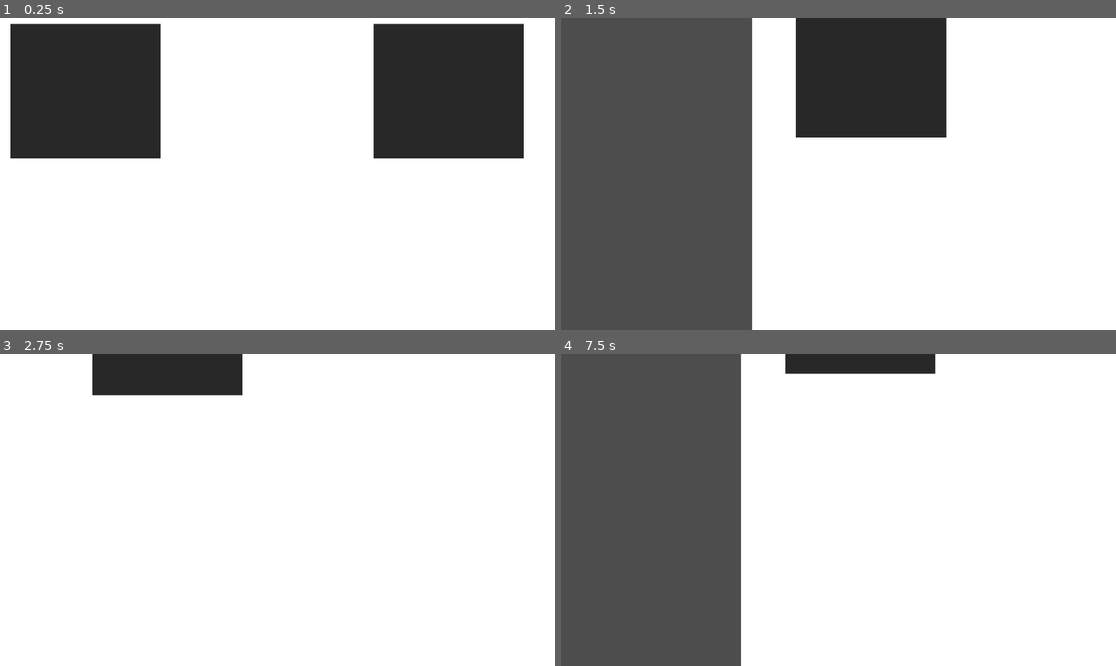
Above: before the commit, frames 1-4 (two rows, left to right).
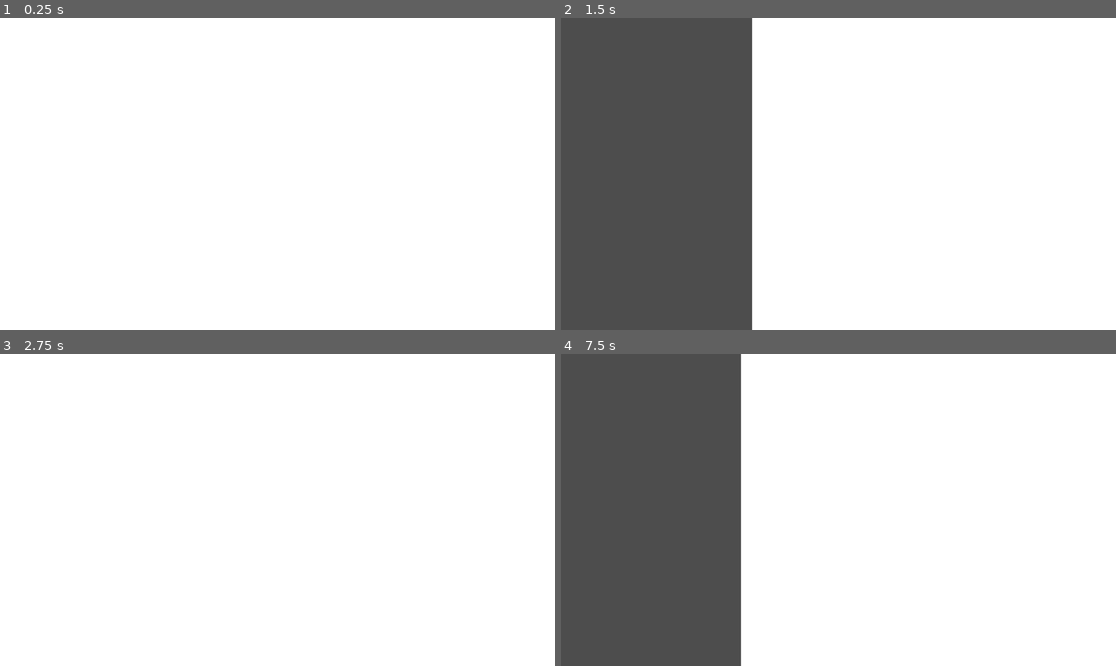
Above: after the commit, the same moments.

Repository: HabiRabbu/Godot---World-Building-Tool
Game: Godot game, scene res://Scenes/MainGameScene.tscn
Same seed, same stepped clock (60 frames per second), same inputs: the game is played once before the commit and once after it.
Inputs (mouse positions are in pixels of both pictures, inside the frame that each line leads up to):
- Up to frame 1 (0.25 s): no input
- Up to frame 2 (1.5 s): tap Enter at 0.5 s; drag from (572, 24) to (932, 24) at 0.52 s; drag from (727, 189) to (788, 24) at 1.27 s
- Up to frame 3 (2.75 s): move the mouse to (333, 441) at 2.02 s; hold Right (ui_right) from 2.03 s (still down)
- Up to frame 4 (7.5 s): release Right (ui_right) at 2.75 s; drag from (810, 572) to (672, 463) at 2.77 s; tap Space at 3.5, 6.5 s; move the mouse to (1005, 556) at 3.52 s; hold Left (ui_left) 3.53-4.25 s; drag from (672, 463) to (755, 432) at 4.27 s; move the mouse to (866, 510) at 5.02 s; hold Down (ui_down) 5.03-5.75 s; click (866, 510) at 5.17 s; tap Enter at 5.75, 7.25 s; drag from (755, 432) to (727, 525) at 5.77 s; move the mouse to (960, 494) at 6.52 s; hold Up (ui_up) 6.53-7.25 s; drag from (727, 525) to (810, 572) at 7.27 s

The runs differ from the first frame. In frame 1, 23% of the frame differs, in the area x 1-95%, y 1-45%; in frame 2, 10%; in frame 3, 3.6%; in frame 4, 1.7%.

Commit message:
Land Parcel Editor Added
Click to place points could still be improved to show a visual representation of points (Much like Polygon2D point controls)

Diff:
--- a/Scenes/MapScene.tscn
+++ b/Scenes/MapScene.tscn
@@ -1,7 +1,6 @@
-[gd_scene load_steps=3 format=3 uid="uid://c5a02i5u3vyjg"]
+[gd_scene load_steps=2 format=3 uid="uid://c5a02i5u3vyjg"]
 
 [ext_resource type="PackedScene" uid="uid://cwt68fh0xsyb" path="res://Scenes/Camera.tscn" id="1_iovlh"]
-[ext_resource type="PackedScene" uid="uid://bcua26k3lfqoa" path="res://Scenes/LandParcel.tscn" id="2_ndbry"]
 
 [node name="2D_GameMap" type="Node2D"]
 
@@ -14,15 +13,3 @@
 position = Vector2(960, 538)
 
 [node name="LandParcels" type="Node2D" parent="."]
-
-[node name="LandParcel" parent="LandParcels" instance=ExtResource("2_ndbry")]
-position = Vector2(36, 19)
-scale = Vector2(8.12, 7.28)
-
-[node name="LandParcel2" parent="LandParcels" instance=ExtResource("2_ndbry")]
-position = Vector2(1292, 19)
-scale = Vector2(8.12, 7.28)
-
-[node name="LandParcel3" parent="LandParcels" instance=ExtResource("2_ndbry")]
-position = Vector2(2528, 19)
-scale = Vector2(8.12, 7.28)
--- a/Scripts/LandParcel.gd
+++ b/Scripts/LandParcel.gd
@@ -1,8 +1,8 @@
 extends Node2D
 
-var landOwner: String = "none"
-var cost: int = 1000
-var details: String = ""
+@export var landOwner: String = "none"
+@export var cost: int = 1000
+@export var details: String = ""
 
 func _ready():
 	var area2D = $Area2D
Not shown, changed: addons/landplugin/landplugin.gd
